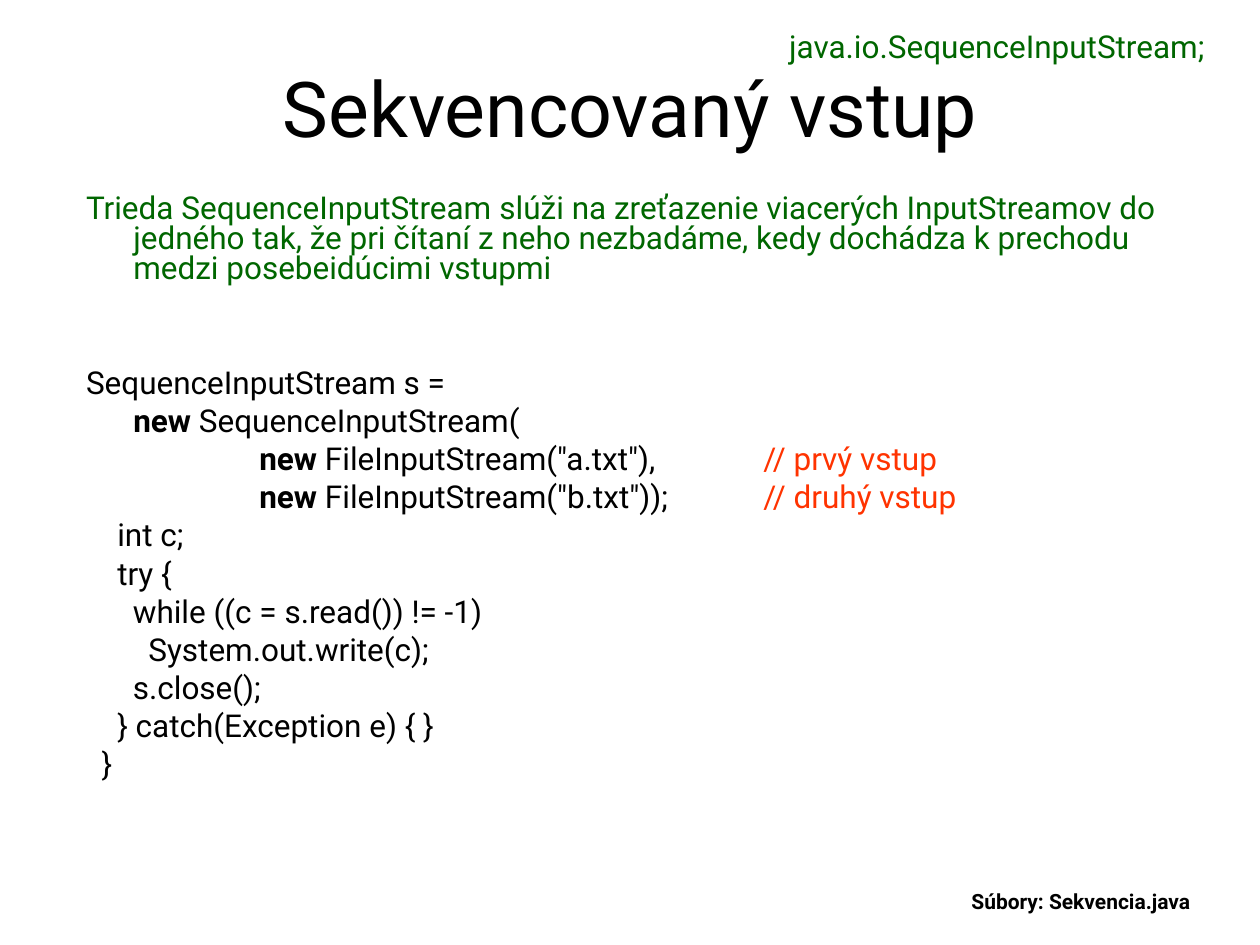
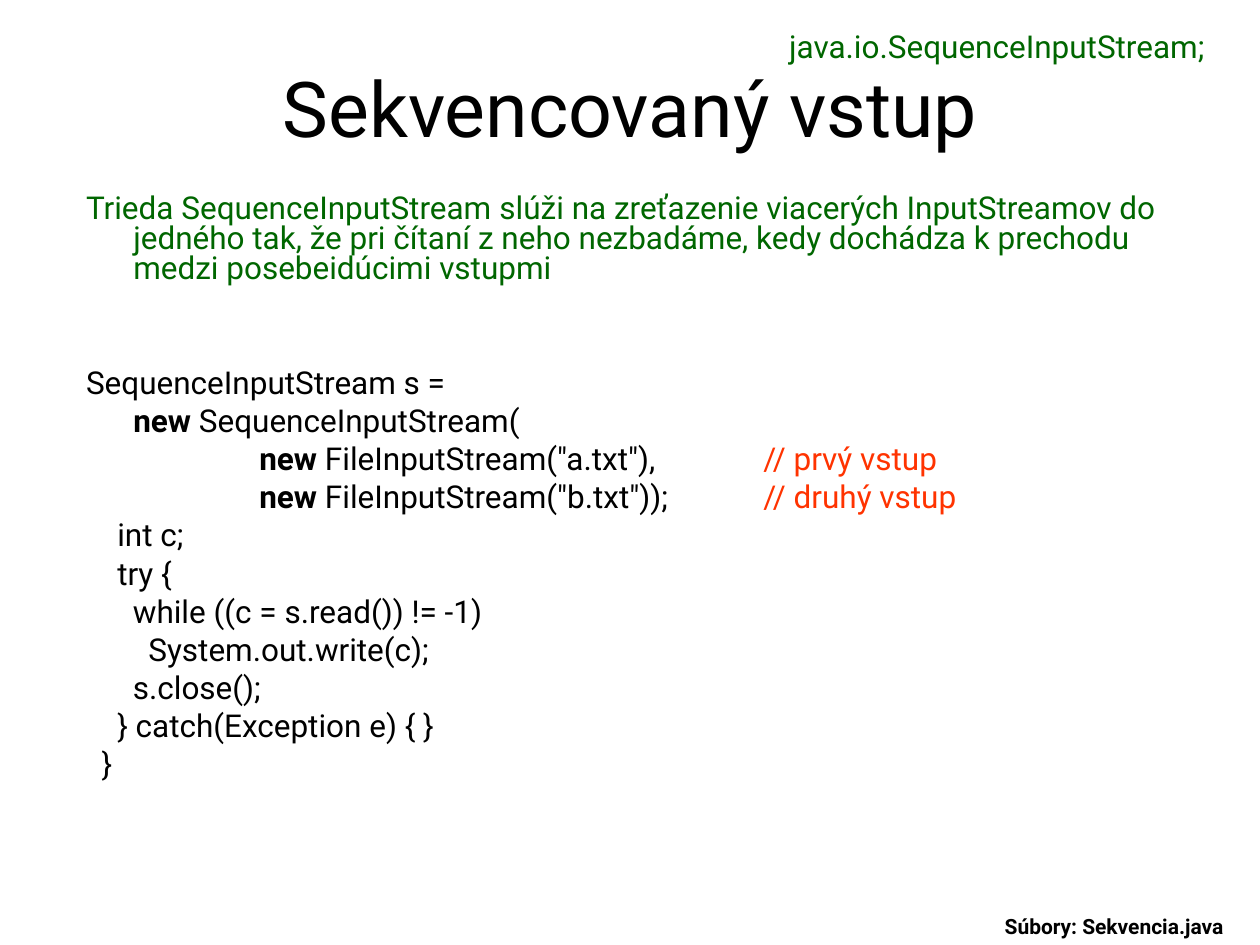
Before and after one commit to Programovanie4/Prednasky, a slide deck: slide 42 of 07/07_java.ppt (slide 40 before the commit). Drawn at 1260x945 pixels with LibreOffice and Linux fonts; fonts in the diff are those of the drawing. Boxes give left, top, right and bottom in pixels: in the first picture for what was removed or moved away, otherwise in the second. Text is boxed around its words. In the diff, an @@ line names an element or a change of style, - is before the commit and + after.

```diff
--- a/07/07_java.ppt
+++ b/07/07_java.ppt
@@ text "Súbory: Sekvencia.java": place and size @@
-text "Súbory: Sekvencia.java" at (971, 893, 1190, 914)
+text "Súbory: Sekvencia.java" at (1005, 918, 1223, 939)
```
Also in this commit, not shown: 10 other slides changed, 2 slides added, 3 other files.
